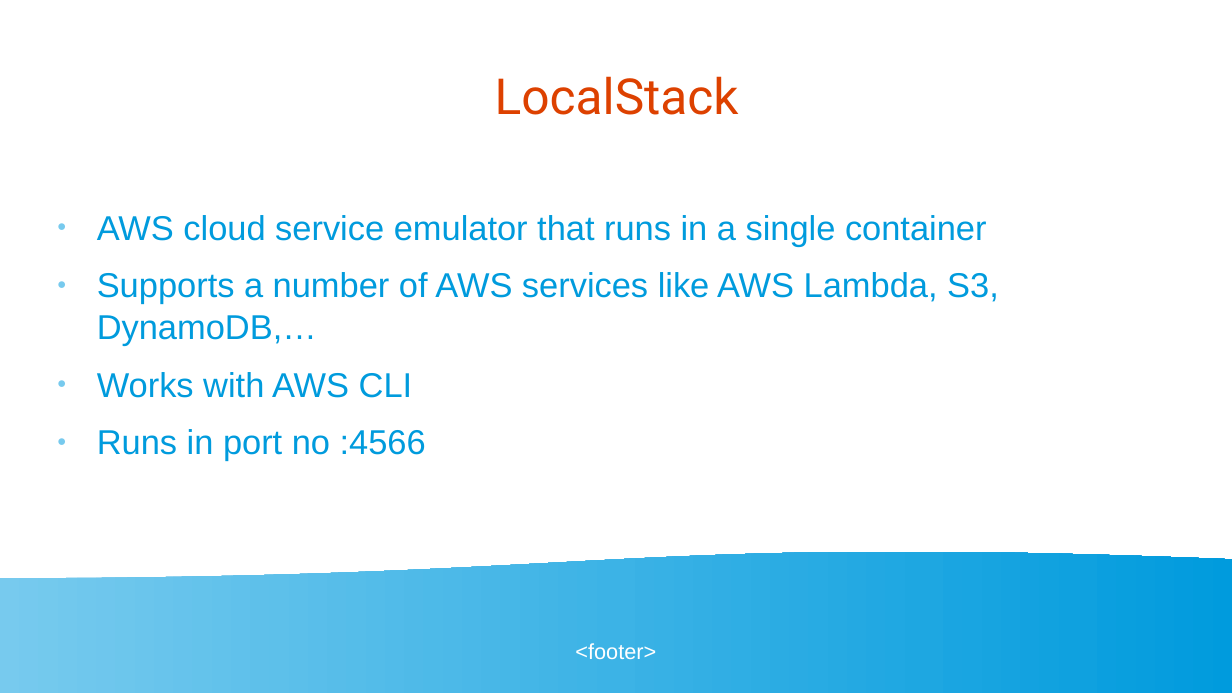
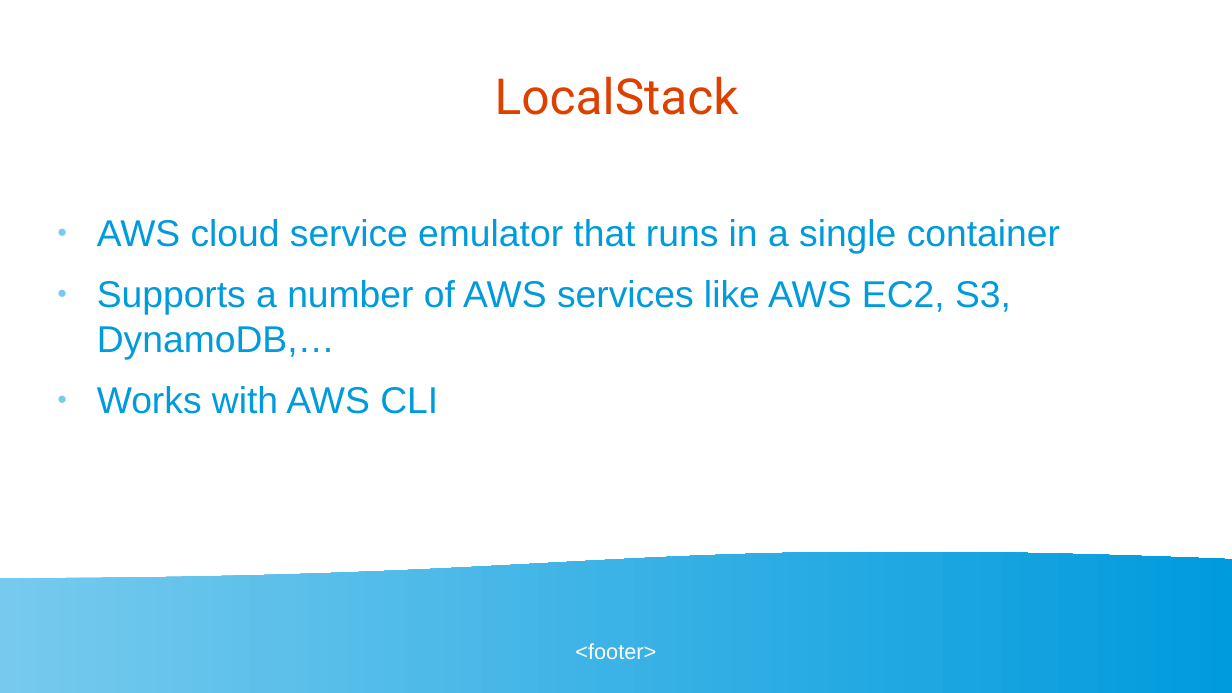
Before and after one commit to golangbot/gophercon-uk-2025-talk, a slide deck: slide 23 of Presentation.odp. Drawn at 1232x693 pixels with LibreOffice and Linux fonts; fonts in the diff are those of the drawing. Boxes give left, top, right and bottom in pixels: in the first picture for what was removed or moved away, otherwise in the second. Text is boxed around its words. In the diff, an @@ line names an element or a change of style, - is before the commit and + after.

Commit message:
final ppt

```diff
--- a/Presentation.odp
+++ b/Presentation.odp
@@ text at (x1=97, y1=219, x2=1060, y2=414): size 22.2 to 24 pt in "AWS cloud service emulator that runs in ...", "Works with AWS CLI"; line spacing 0.8 to 0.9 @@
@@ text at (x1=97, y1=280, x2=1011, y2=360): text changed; size 22.2 to 24 pt @@
-● Supports a number of AWS services like AWS Lambda, S3, DynamoDB,…
+● Supports a number of AWS services like AWS EC2, S3, DynamoDB,…
@@ text at (x1=97, y1=429, x2=426, y2=461): paragraph removed @@
-● Runs in port no :4566
```
Also in this commit, not shown: 9 other slides changed, 4 other files.
